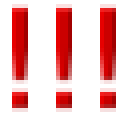
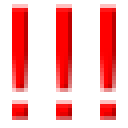
The second 128x128 image is a revision of the first. Changes to its layers:
renamed "ATTENTION!!!" to "!!!", painted on it over [12,4,116,120]
